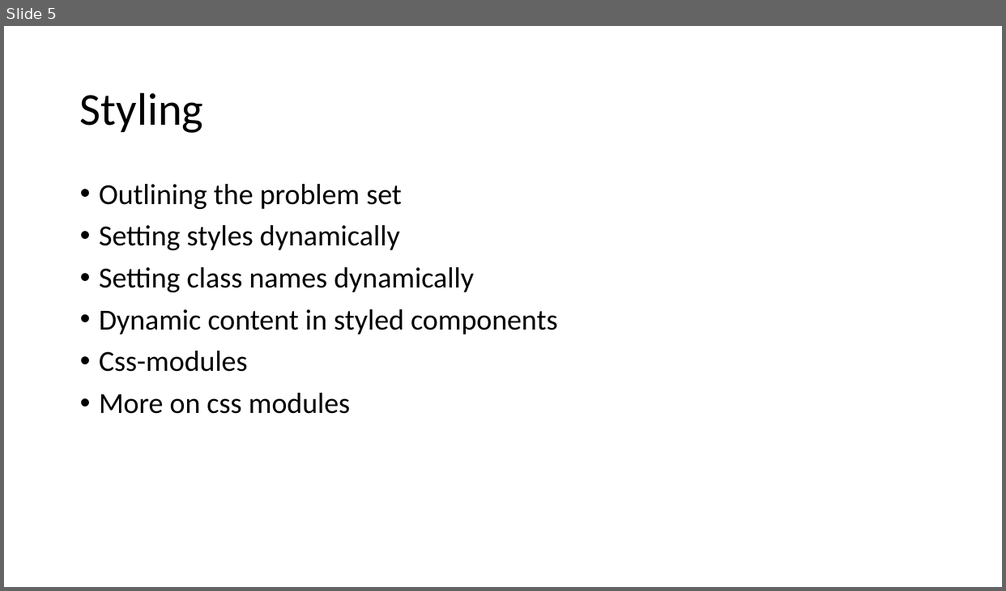
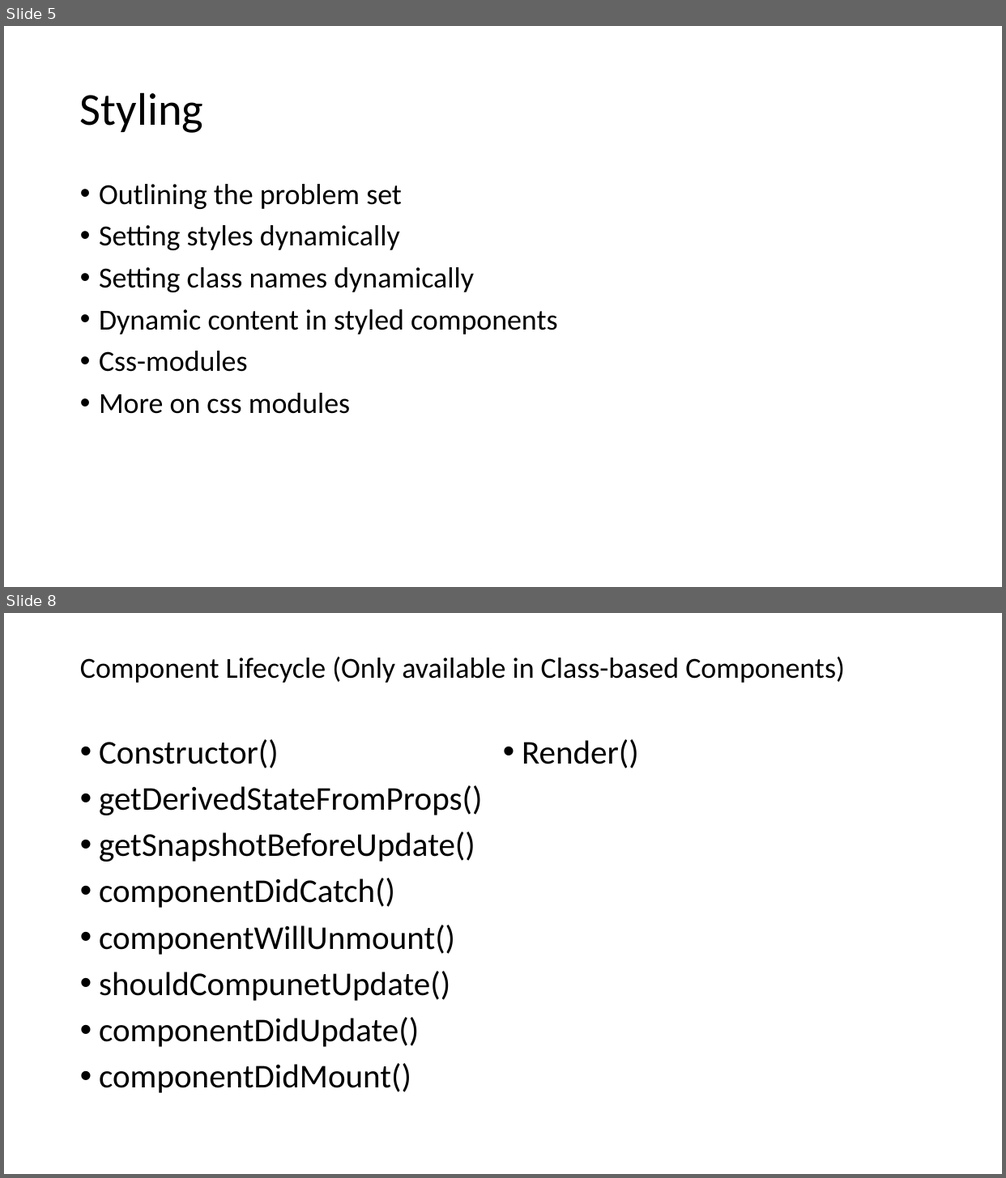
Before and after one commit to PiyushChaturvedii/batch03, a slide deck: Create-react-app.pptx. Shown one above the other, each under a label of ours: slide 5 before the commit, slides 5 and 8 after it; the slides between them are not shown. The pictures are 1006x591 and 1006x1178 pixels, drawn with LibreOffice and Linux fonts; fonts in the diff are those of the drawing. Boxes give left, top, right and bottom in pixels: in the first picture for what was removed or moved away, otherwise in the second. Text is boxed around its words. In the diff, an @@ line names an element or a change of style, - is before the commit and + after.

```diff
--- a/Create-react-app.pptx
+++ b/Create-react-app.pptx
@@ slide 8 added at bbox=[4, 613, 1002, 1174], background #FFFFFF @@
@@ title added at bbox=[80, 657, 845, 683], 28 pt, text #000000 @@
+Component Lifecycle (Only available in Class-based Components)
@@ text added at bbox=[99, 739, 483, 1093], 32 pt, text #000000 @@
+• Constructor()
+• getDerivedStateFromProps()
+• getSnapshotBeforeUpdate()
+• componentDidCatch()
+• componentWillUnmount()
+• shouldCompunetUpdate()
+• componentDidUpdate()
+• componentDidMount()
+• Render()
```
Also in this commit, not shown: 3 other slides added, 59 other files.
